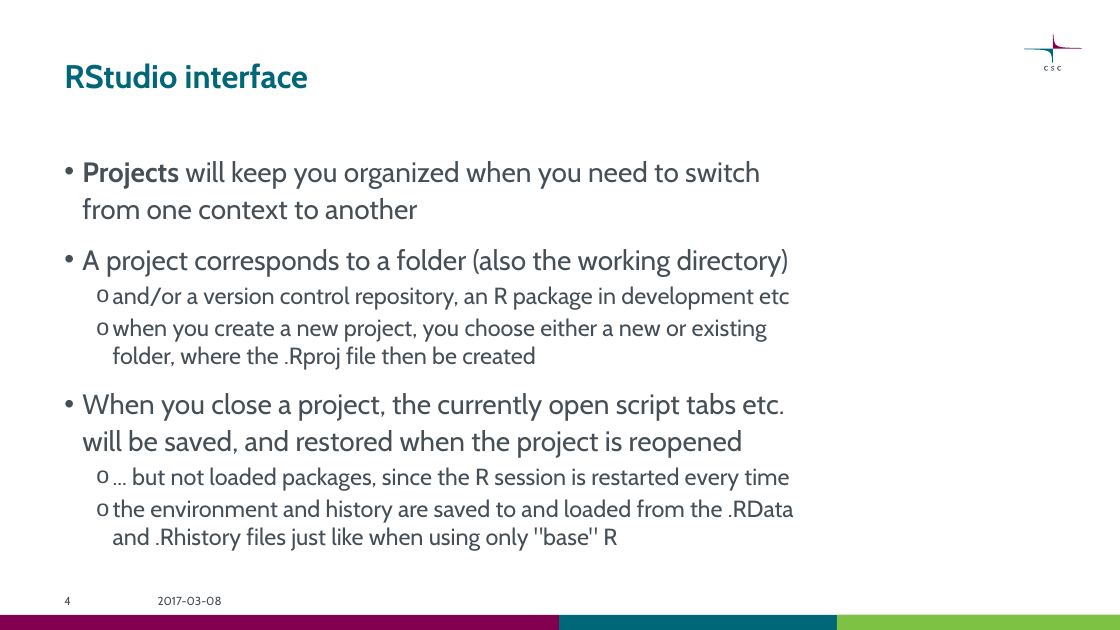
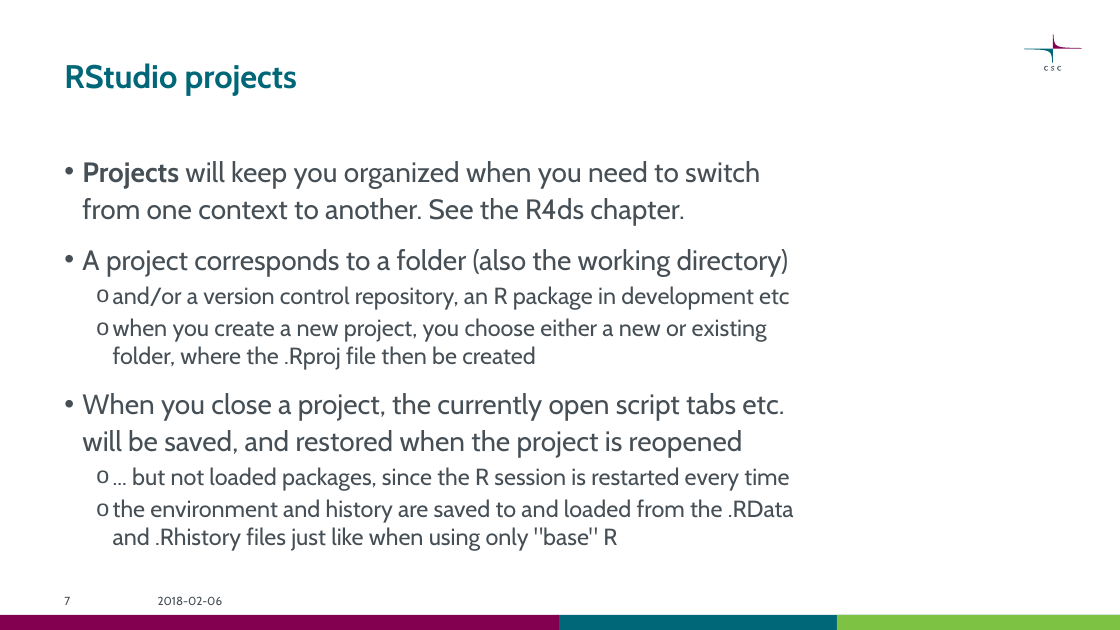
Before and after one commit to csc-training/wrangling-with-R, a slide deck: slide 7 of wrangling_with_r_bio18.pptx (slide 4 before the commit). Drawn at 1120x630 pixels with LibreOffice and Linux fonts; fonts in the diff are those of the drawing. Boxes give left, top, right and bottom in pixels: in the first picture for what was removed or moved away, otherwise in the second. Text is boxed around its words. In the diff, an @@ line names an element or a change of style, - is before the commit and + after.

```diff
--- a/wrangling_with_r_bio18.pptx
+++ b/wrangling_with_r_bio18.pptx
@@ title at [64, 63, 297, 96]: text changed @@
-RStudio interface
+RStudio projects
@@ text at [82, 161, 760, 225]: text changed @@
-• Projects will keep you organized when you need to switch from one context to another
+• Projects will keep you organized when you need to switch from one context to another. See the R4ds chapter.
@@ page number at [64, 597, 70, 605]: text changed @@
-4
+7
@@ text at [158, 596, 223, 605]: text changed @@
-2017-03-08
+2018-02-06
```
Also in this commit, not shown: 28 other slides changed, 5 slides added, 6 slides removed, 2 other files.
